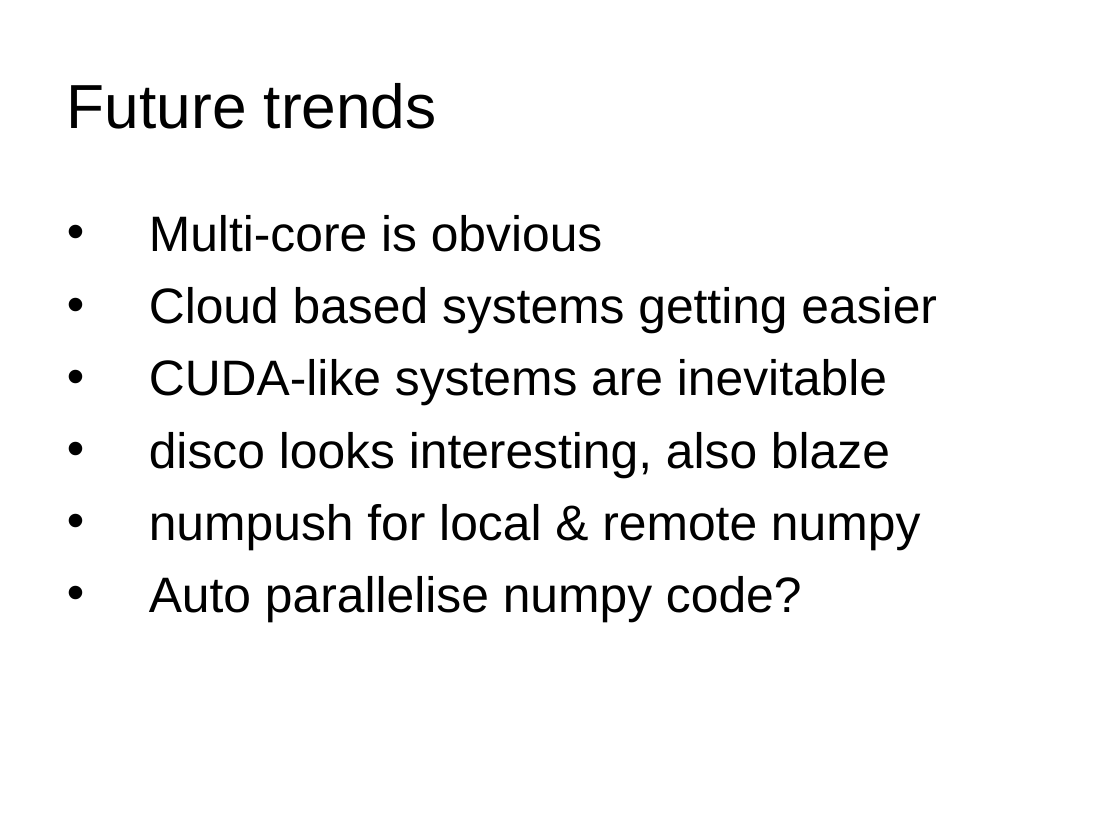
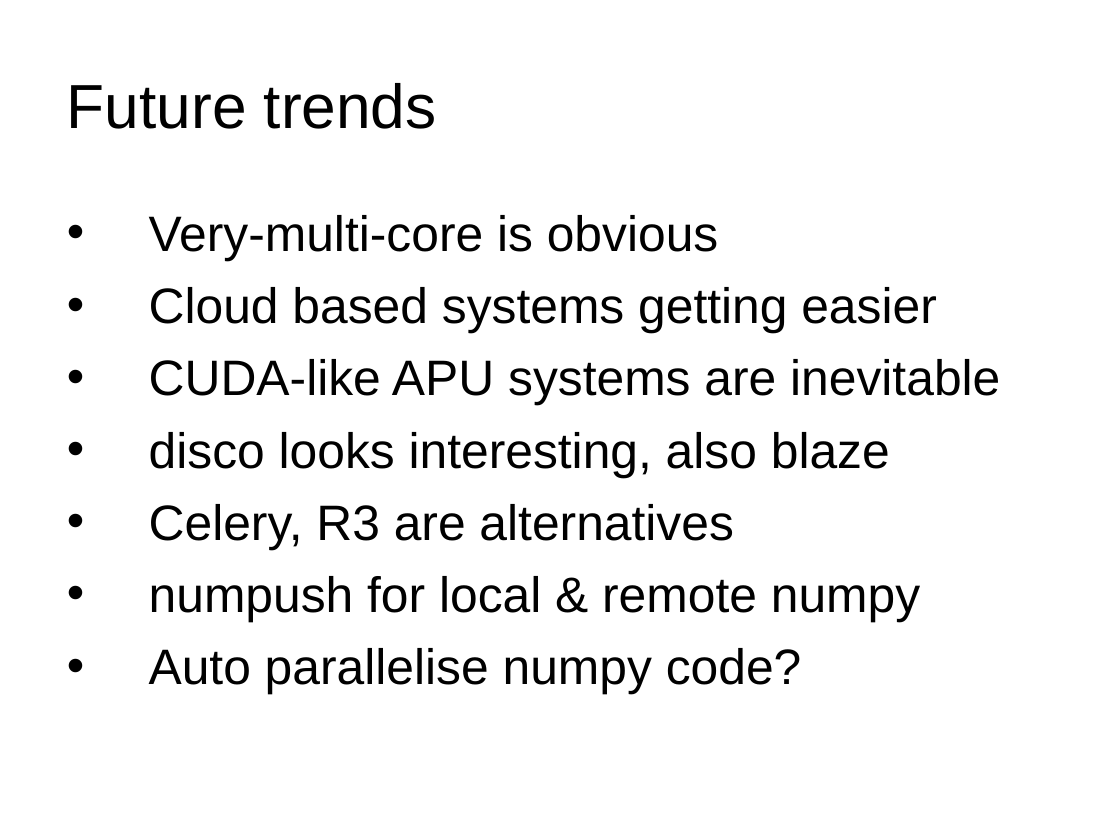
Before and after one commit to ianozsvald/ParallelPython_EuroSciPy2012, a slide deck: slide 32 of ParallelPython_EuroSciPy2012.ppt (slide 31 before the commit). Drawn at 1120x840 pixels with LibreOffice and Linux fonts; fonts in the diff are those of the drawing; background and template pictures are left out. Boxes give left, top, right and bottom in pixels: in the first picture for what was removed or moved away, otherwise in the second. Text is boxed around its words. In the diff, an @@ line names an element or a change of style, - is before the commit and + after.

```diff
--- a/ParallelPython_EuroSciPy2012.ppt
+++ b/ParallelPython_EuroSciPy2012.ppt
@@ text at (149,215,719,261): text changed @@
-• Multi-core is obvious
+• Very-multi-core is obvious
@@ text at (149,359,1000,406): text changed @@
-• CUDA-like systems are inevitable
+• CUDA-like APU systems are inevitable
@@ text at (149,504,733,550): paragraph added @@
+• Celery, R3 are alternatives
```
Also in this commit, not shown: 8 other slides changed, 1 slide added.
